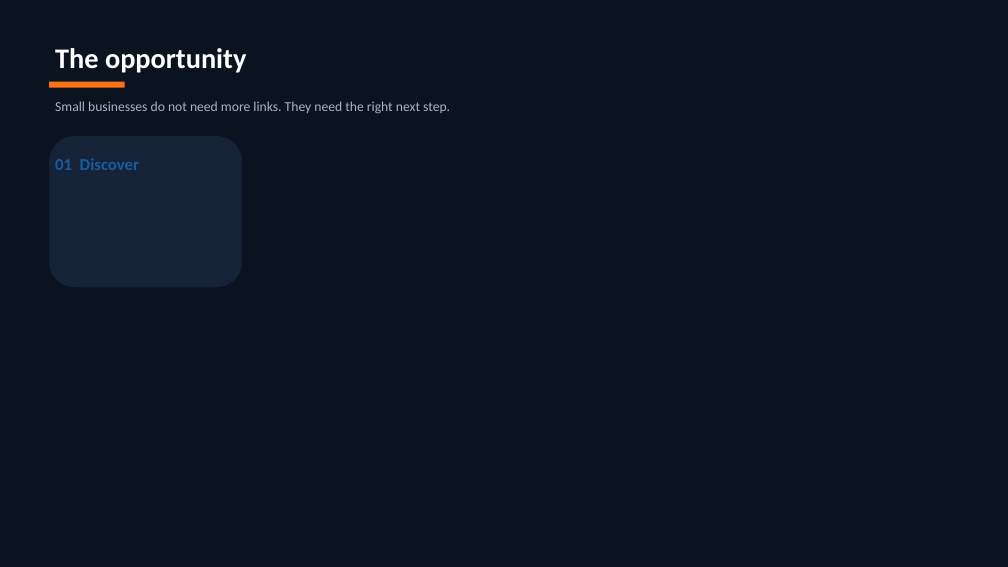
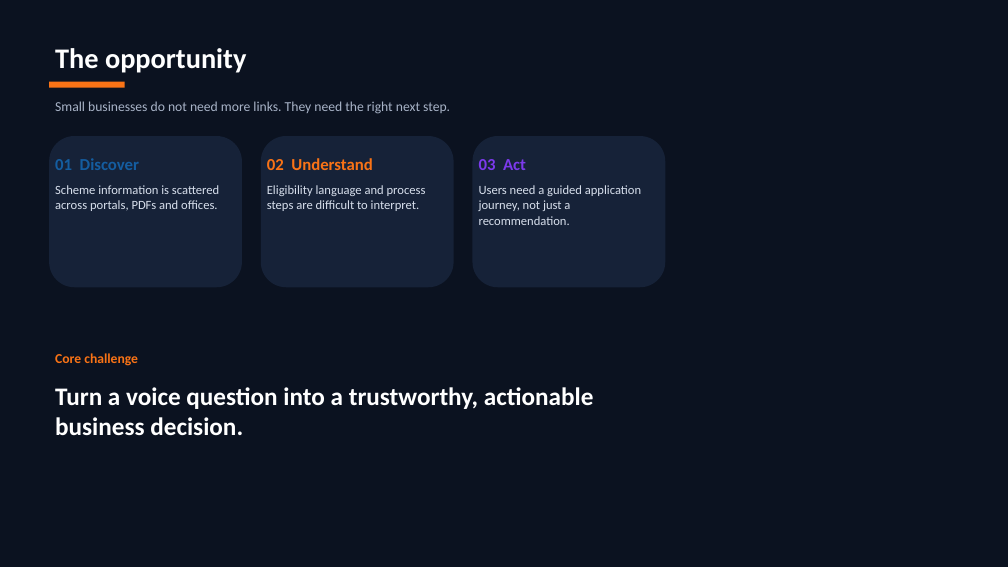
Before and after one commit to rangeshsha-Rookie/VyaparMarg, a slide deck: slide 2 of VyaparMarg_Modern_Presentation.pptx. Drawn at 1008x567 pixels with LibreOffice and Linux fonts; fonts in the diff are those of the drawing. Boxes give left, top, right and bottom in pixels: in the first picture for what was removed or moved away, otherwise in the second. Text is boxed around its words. In the diff, an @@ line names an element or a change of style, - is before the commit and + after.

```diff
--- a/VyaparMarg_Modern_Presentation.pptx
+++ b/VyaparMarg_Modern_Presentation.pptx
@@ rounded rectangle added at (261,136,454,287), fill #162238 @@
@@ rounded rectangle added at (473,136,665,287), fill #162238 @@
@@ text added at (267,158,372,170), 16 pt, text #F97316, bold @@
+02 Understand
@@ text added at (479,159,526,170), 16 pt, text #7C3AED, bold @@
+03 Act
@@ text added at (55,185,219,211), 12 pt, text #D7DFEC @@
+Scheme information is scattered across portals, PDFs and offices.
@@ text added at (267,185,426,211), 12 pt, text #D7DFEC @@
+Eligibility language and process steps are difficult to interpret.
@@ text added at (479,185,641,225), 12 pt, text #D7DFEC @@
+Users need a guided application journey, not just a recommendation.
@@ text added at (55,353,138,366), 13 pt, text #F97316, bold @@
+Core challenge
@@ text added at (55,387,594,436), 24 pt, text #FFFFFF, bold @@
+Turn a voice question into a trustworthy, actionable business decision.
```
Also in this commit, not shown: 8 slides added, 2 other files.
